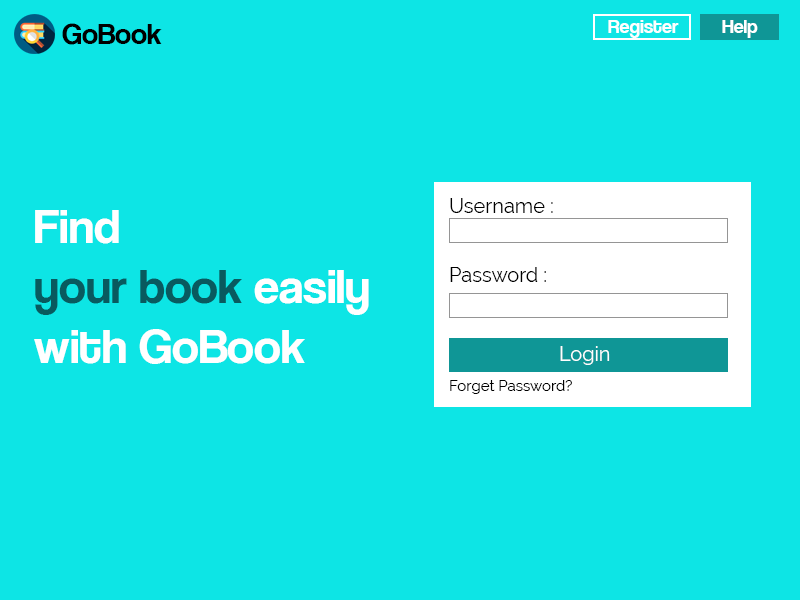
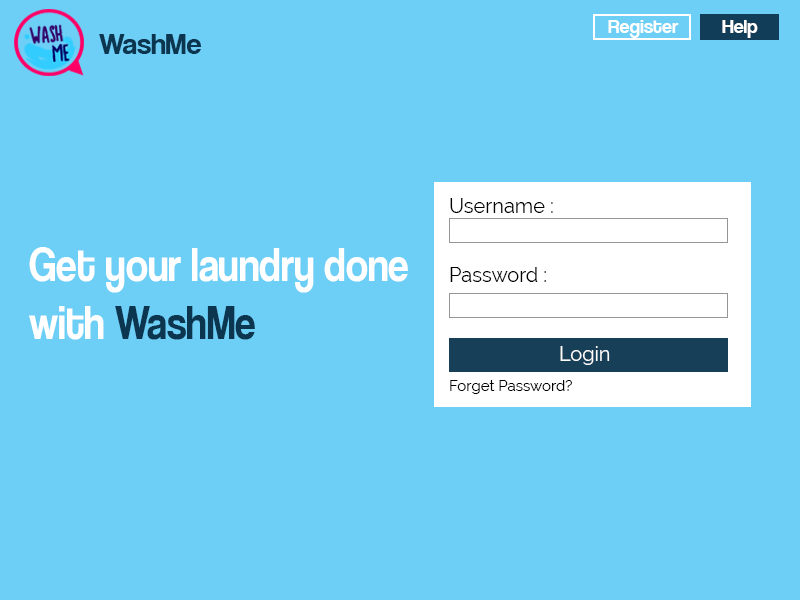
Layer changes from the first (800, 600) image to the second:
"Rectangle 5 copy 2": opacity 100% → 95%, painted on it over (449, 338, 728, 372)
added layer "Get your laundry done with WashMe" above "Layer 2" over (29, 247, 408, 340)
renamed "Find your book easily with GoBook" to "Layer 2", painted on it over (34, 210, 369, 364)
painted on "Rectangle 2" over (700, 14, 779, 40)
painted on "Layer 1" over (14, 9, 84, 76)
renamed "GoBook" to "WashMe", painted on it over (62, 23, 201, 54)
painted on "Rectangle 1" over (0, 0, 800, 600)
